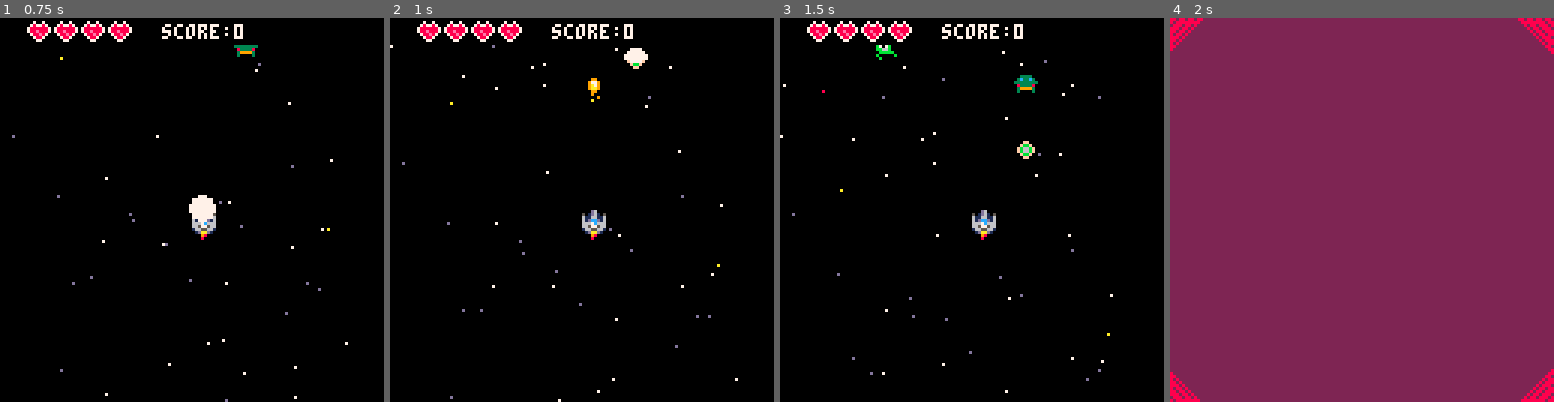
Above: before the commit, frames 1-4 (left to right).
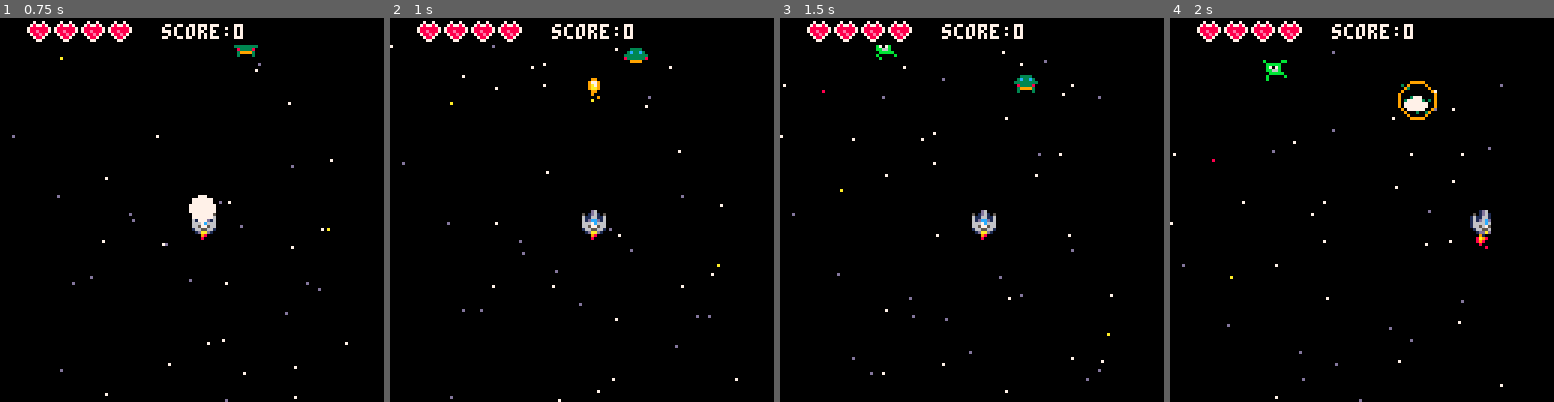
Above: after the commit, the same moments.

Repository: eduszesz/shmup
Game: PICO-8 cartridge myshmup.p8
Two runs of this game, one before a commit and one after it. Both use one fixed random seed, a clock stepped at 60 frames per second and the inputs below.
Inputs:
- Up to frame 1 (0.75 s): tap X (X key) at 0.33 s; tap O (Z key) at 0.7 s
- Up to frame 2 (1 s): no input
- Up to frame 3 (1.5 s): tap X (X key) at 1.07 s
- Up to frame 4 (2 s): hold Right from 1.6 s (still down); tap O (Z key) at 1.7 s; tap X (X key) at 1.85 s

Frame 1 is identical in both runs. In frame 2, 0.2% of the frame differs, in the area x 60-68%, y 7-14%; in frame 3, 0.1%; in frame 4, 100%, in the area x 0-100%, y 0-100%.

Commit message:
e.typ 20 movement

Diff:
--- a/myshmup.p8
+++ b/myshmup.p8
@@ -257,10 +257,29 @@
 	for e in all(enemies) do
 		if t%30==0 then
 			if rnd()>0.5 then
-				e.imm=true
-				ene_fire(e,1,2)
+				--e.imm=true
+				--ene_fire(e,1,2)
 			end
 		end
+
+		if e.typ==20 then
+			if e.y==ship.y then
+				e.sy=0
+				if t%15==0 then
+					e.imm=true
+					ene_fire(e)
+				end
+			end
+			if e.y>ship.y then
+				e.sy=-0.5
+			end
+			if e.y<ship.y then
+				e.sy=0.5
+			end
+		end
+
+
+		e.x+=e.sx
 		e.y+=e.sy
 		if e.y>128 then
 			e.y=-10
